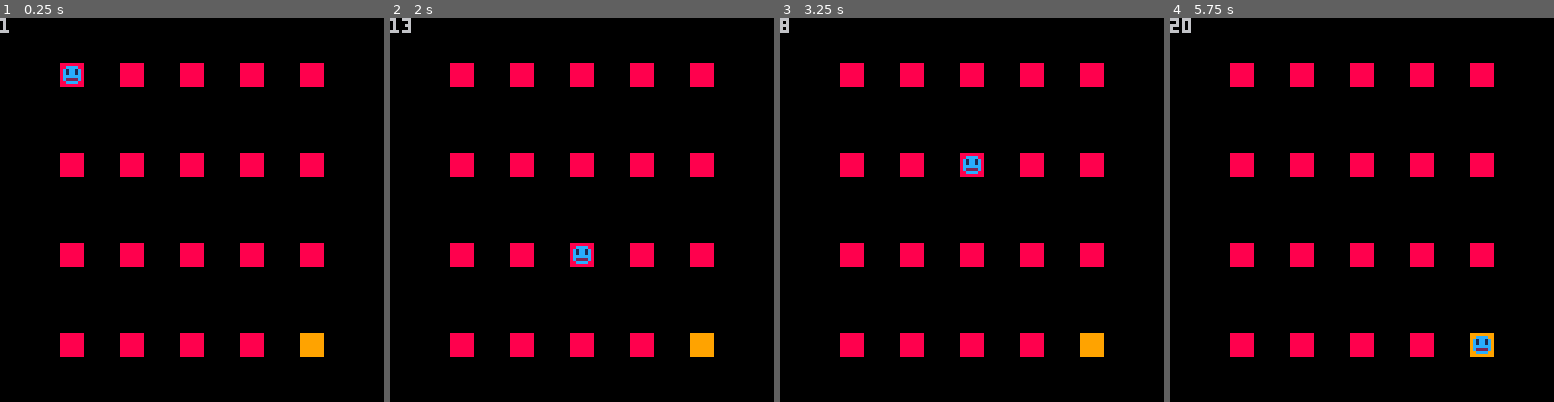
Above: before the commit, frames 1-4 (left to right).
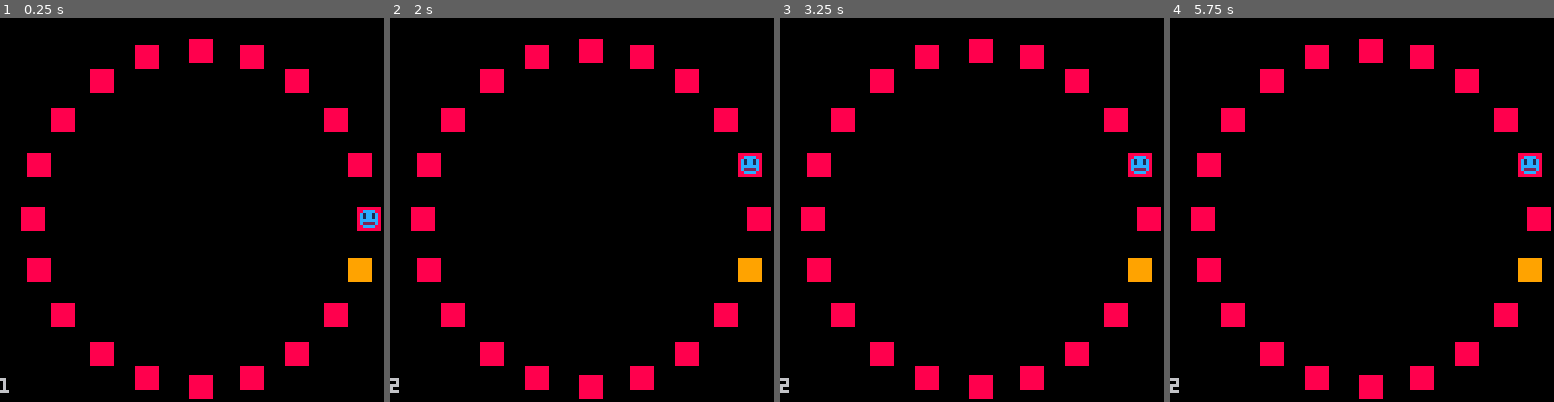
Above: after the commit, the same moments.

Repository: admiralento/pico8wolfertbrothers
Game: PICO-8 cartridge stuckinloop.p8
Two runs of this game, one before a commit and one after it. Both use one fixed random seed, a clock stepped at 60 frames per second and the inputs below.
Inputs:
- Up to frame 1 (0.25 s): no input
- Up to frame 2 (2 s): tap X (X key) at 0.33, 1.07, 1.85 s; tap O (Z key) at 0.7, 1.7 s; hold Right from 1.6 s (still down)
- Up to frame 3 (3.25 s): release Right at 2.1 s; tap O (Z key) at 2.1, 2.5, 2.9 s; hold Up 2.15-2.42 s; hold Right 2.47-3.03 s; tap X (X key) at 2.97 s; hold Left from 3.08 s (still down)
- Up to frame 4 (5.75 s): tap O (Z key) every 0.4 s from 3.3 to 5.7 s; release Left at 3.58 s; hold Down 3.63-3.97 s; hold Right 4.02-4.68 s; tap X (X key) at 4.08, 5.2 s; hold Up 4.73-5.03 s; hold Left 5.08-5.68 s; hold Down from 5.73 s (still down)

The runs differ from the first frame. In frame 1, 15% of the frame differs, in the area x 0-100%, y 0-100%; in frame 2, 15%; in frame 3, 15%; in frame 4, 15%.

Commit message:
Better Api, circle

Diff:
--- a/stuckinloop.p8
+++ b/stuckinloop.p8
@@ -1,96 +1,126 @@
 pico-8 cartridge // http://www.pico-8.com
 version 36
 __lua__
+--startup
 
-platforms = 20
+--const
+spr_platform = 1
+spr_platform_final = 2
+spr_player = 33
+
+--global varibles
+platform_cnt = 20
 starting_platform = 1
+actors = {}
+platforms = {}
+player = {}
+
+prev_button_states = btn()
 
 function _init()
  cls()
+ generate_platforms(platform_cnt)
 
- for i=1,(platforms - 1) do
-  loc = i
-  y = 15
-  while i > 5 do
-  i -= 5
-  y += 30
-  end
-  make_actor(1,i*20,y,loc)
- end
+ --place platforms
+ place_platforms_circle(63,63,56)
 
- x = actor_length() + 1
- y = 15
- while (x > 5) do
-  x -= 5
-  y += 30
- end
- make_actor(2,x*20,y,platforms)
+ --change last platform spr
+ platforms[#platforms].s = spr_platform_final
 
- make_actor(33,actor[starting_platform].x,actor[starting_platform].y,starting_platform)
+ player = make_player(0,0)
 end
 
-
-function _update()
-move_player()
+function generate_platforms(n)
+ for i=1,n do
+  make_platform(0,0)
+ end
 end
 
+function make_platform(x,y)
+ p = make_actor(spr_platform,x,y)
+ add(platforms, p)
+end
 
-function _draw()
-cls()
-draw_actors(actor)
-print(actor[21].loc)
+function make_player(x,y)
+ p = make_actor(spr_player,x,y)
+ p.state = "static"
+ p.current_platform = 1
+ return p
 end
--->8
 
-actor = {}
-
-function make_actor(act_type,x,y,loc)
+function make_actor(s,x,y)
 	a={
 	 x = x,
 	 y = y,
-		act_type = act_type,
-
-		--for the player
-		loc = loc
+		s = s
 	}
-
-	add(actor,a)
-
+	add(actors,a)
 	return a
 end
+-->8
+--calculate
 
-
-function actor_length()
- actor_length = 0
- for i in all(actor) do
-  actor_length += 1
- end
- return actor_length
+function _update()
+	get_user_input()
+	move_to_platform()
+	record_button_states()
 end
 
+function get_user_input()
+ if btnpc(0) then
+  player.current_platform =
+   ((player.current_platform-2) % #platforms) + 1
+ end
+ if btnpc(1) then
+  player.current_platform =
+   (player.current_platform % #platforms) + 1
+ end
 
-function draw_actors(actor)
- for i in all(actor) do
-  spr(i.act_type,i.x,i.y)
+end
+
+function move_to_platform()
+ local p = platforms[player.current_platform]
+ if (player.x != p.x) then
+  player.x = p.x
+ end
+ if (player.y != p.y) then
+  player.y = p.y
  end
 end
 
+function btnpc(index)
+ local mask = 1
+ for i=1, index do
+  mask *= 2
+ end
+ return (btn(index) and (band(prev_button_states,mask) == 0))
+end
 
-function move_player()
-	for player in all(actor) do
-	 if (player.act_type == 33) do
-	  if btn(⬅️,true) then player.loc -= 1 end
-	  if btn(➡️,true) then player.loc += 1 end
-	  if (player.loc > platforms) then player.loc = 1 end
-	  if (player.loc < 1) then player.loc = 20 end
-	  for platform in all(actor) do
-	   if (platform.loc == player.loc) do
-	    player.x = platform.x
-	    player.y = platform.y
-	   end
-	  end
-	 end
-	end
+function record_button_states()
+ prev_button_states = btn()
+end
+-->8
+--render
+
+function _draw()
+	cls()
+	draw_actors()
+	print(player.current_platform,0,120)
+end
+
+function draw_actors()
+ for a in all(actors) do
+  spr(a.s,a.x,a.y)
+ end
+end
+-->8
+--helper functions
+
+function place_platforms_circle(x,y,r,a)
+ for n=1,#platforms do
+  platforms[n].x = r*cos((n-1)/#platforms) + x
+  platforms[n].y = r*sin((n-1)/#platforms) + y
+ end
 end
 __gfx__
 00000000888888889999999900000000000000000000000000000000000000000000000000000000000000000000000000000000000000000000000000000000
Not shown, changed: the sound effects (__sfx__) section of stuckinloop.p8
